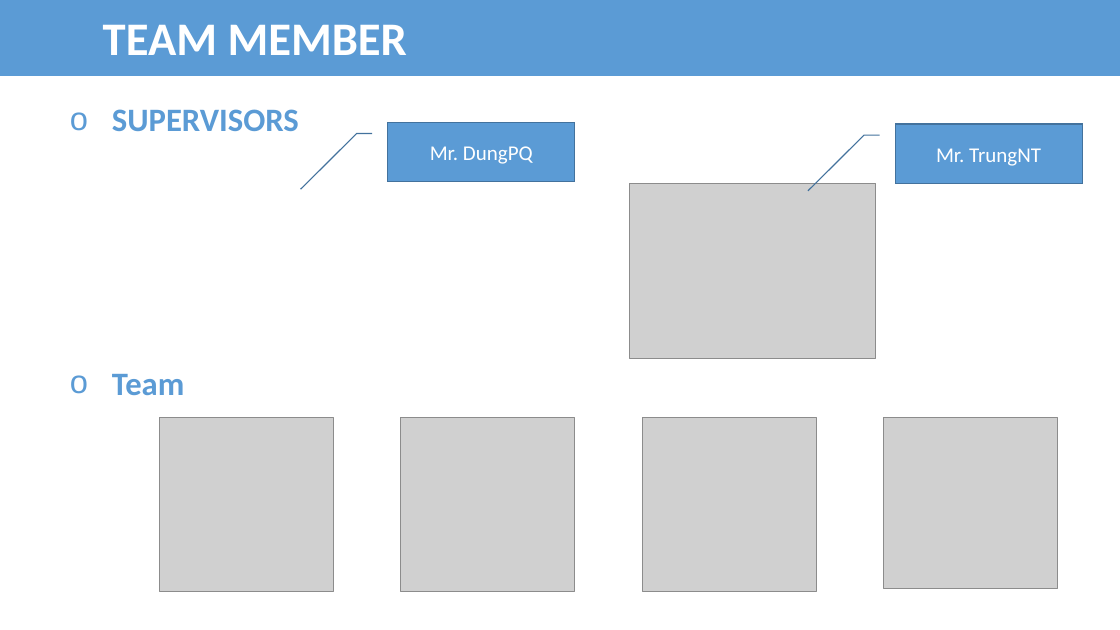
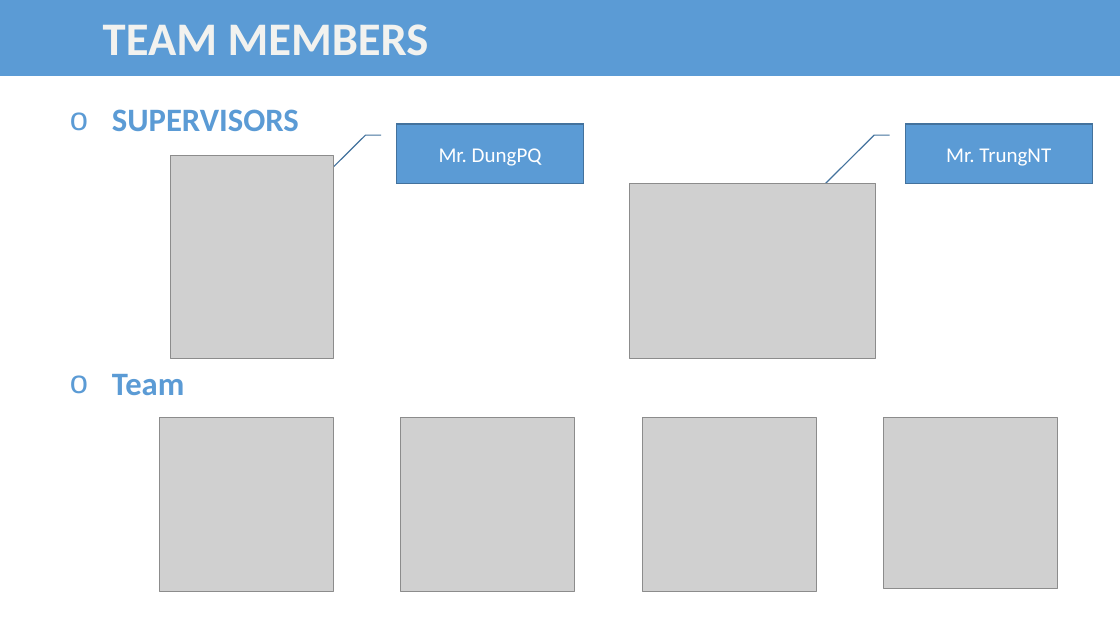
Before and after one commit to bee-lullaby/FinalProject, a slide deck: slide 2 of Documents/demo Presentation.pptx. Drawn at 1120x630 pixels with LibreOffice and Linux fonts; fonts in the diff are those of the drawing; grey boxes stand for pictures. Boxes give left, top, right and bottom in pixels: in the first picture for what was removed or moved away, otherwise in the second. Text is boxed around its words. In the diff, an @@ line names an element or a change of style, - is before the commit and + after.

```diff
--- a/Documents/demo Presentation.pptx
+++ b/Documents/demo Presentation.pptx
@@ text in right arrow at [103, 24, 429, 56]: text changed; text colour #FFFFFF to #F2F2EF @@
-TEAM MEMBER
+TEAM MEMBERS
@@ border callout "Mr. DungPQ": place and size @@
-border callout "Mr. DungPQ" at [388, 123, 576, 182]
+border callout "Mr. DungPQ" at [397, 124, 584, 184]
@@ border callout "Mr. TrungNT": place and size @@
-border callout "Mr. TrungNT" at [896, 124, 1083, 184]
+border callout "Mr. TrungNT" at [906, 124, 1093, 184]
@@ picture added at [170, 155, 334, 359] @@
```
Also in this commit, not shown: 2 other slides changed, 3 slides added, 9 other files.
